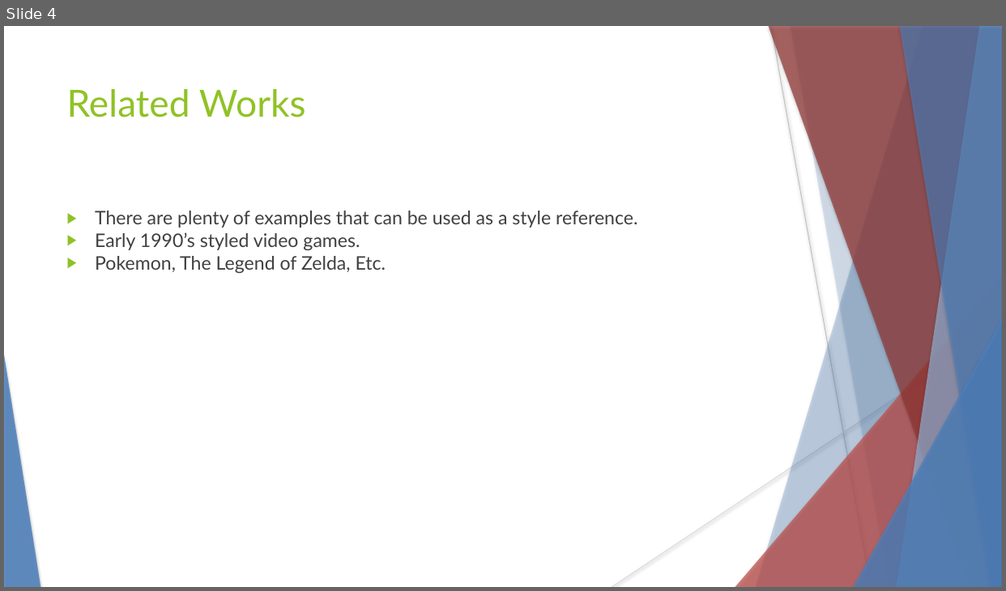
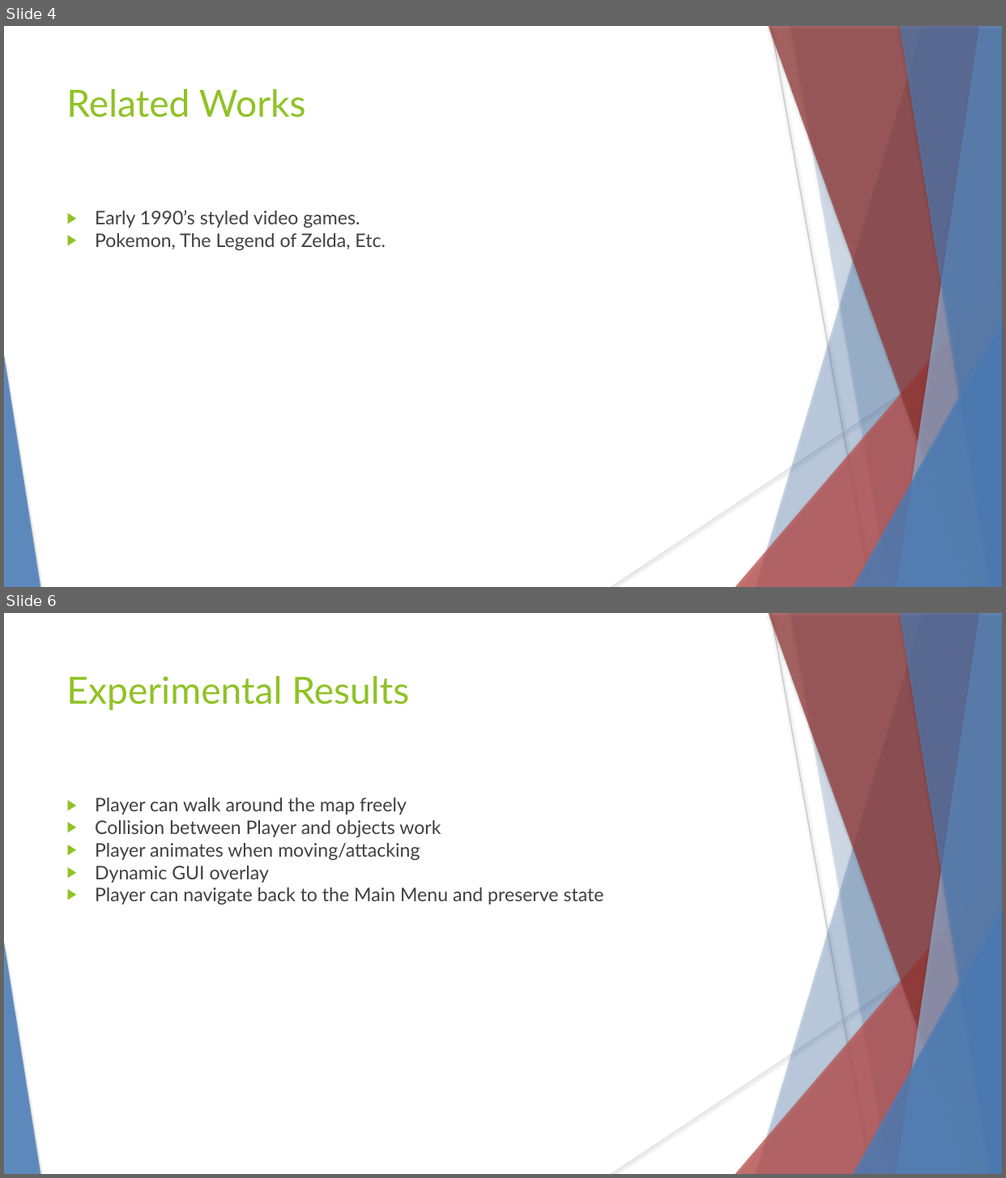
Before and after one commit to hanselrd/bubble-warrior-adventures, a slide deck: docs/presentation.pptx. Shown one above the other, each under a label of ours: slide 4 before the commit, slides 4 and 6 after it; the slides between them are not shown. The pictures are 1006x591 and 1006x1178 pixels, drawn with LibreOffice and Linux fonts; fonts in the diff are those of the drawing. Boxes give left, top, right and bottom in pixels: in the first picture for what was removed or moved away, otherwise in the second. Text is boxed around its words. In the diff, an @@ line names an element or a change of style, - is before the commit and + after.

```diff
--- a/docs/presentation.pptx
+++ b/docs/presentation.pptx
@@ slide 6 added at box(4, 613, 1002, 1174), background #FFFFFF; not listed: 10 template elements that a slide beside it also shows @@
@@ text added at box(66, 676, 409, 710), 36 pt, text #90C226 @@
+Experimental Results
@@ text added at box(95, 798, 604, 905), 18 pt, text #404040 @@
+▶ Player can walk around the map freely
+▶ Collision between Player and objects work
+▶ Player animates when moving/attacking
+▶ Dynamic GUI overlay
+▶ Player can navigate back to the Main Menu and preserve state
@@ slide 4 changed as well @@
@@ text at box(95, 211, 637, 228): paragraph removed @@
-▶ There are plenty of examples that can be used as a style reference.
```
Also in this commit, not shown: 4 other slides changed, 2 other slides added, 2 slides removed.
